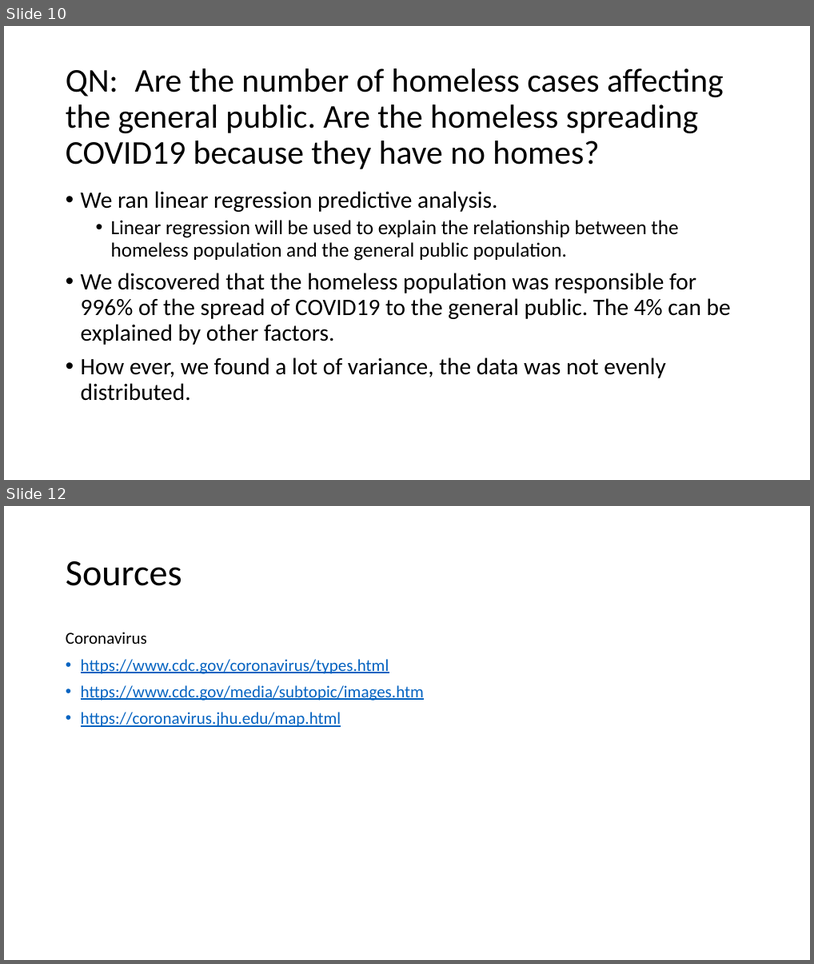
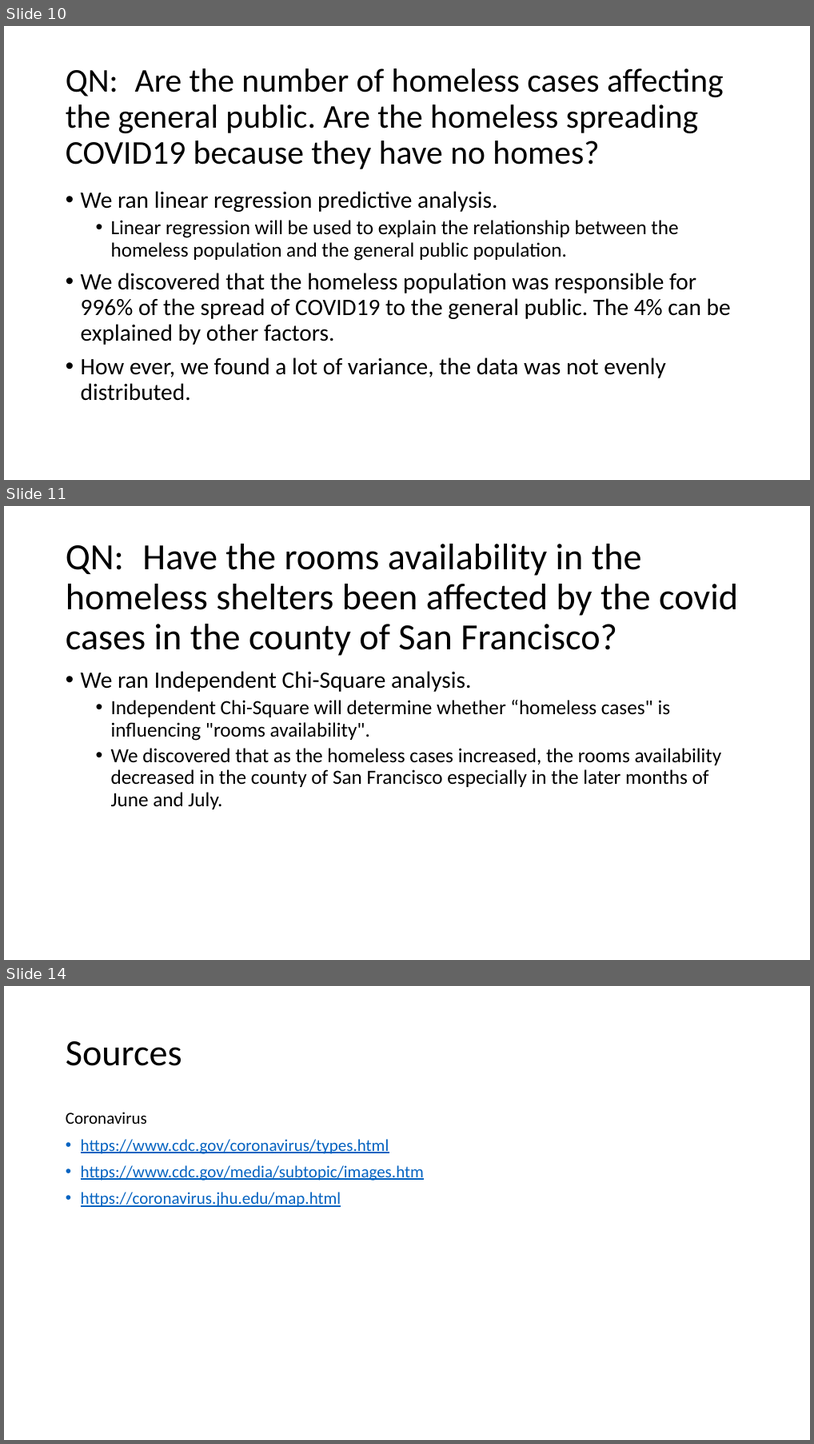
Before and after one commit to engmarkrezk/DFT_FinalProject, a slide deck: RecoverdDFTppt_Mark.pptx. Shown one above the other, each under a label of ours: slides 10 and 12 before the commit, slides 10, 11 and 14 after it; the slides between them are not shown. The pictures are 814x964 and 814x1444 pixels, drawn with LibreOffice and Linux fonts; fonts in the diff are those of the drawing. Boxes give left, top, right and bottom in pixels: in the first picture for what was removed or moved away, otherwise in the second. Text is boxed around its words. In the diff, an @@ line names an element or a change of style, - is before the commit and + after.

```diff
--- a/RecoverdDFTppt_Mark.pptx
+++ b/RecoverdDFTppt_Mark.pptx
@@ slide 11 added at [4,506,810,960], background #FFFFFF @@
@@ title added at [66,544,738,656], 44 pt, text #000000 @@
+QN: Have the rooms availability in the homeless shelters been affected by the covid cases in the county of San Francisco?
@@ text added at [81,671,722,809], 24 pt, text #000000 @@
+• We ran Independent Chi-Square analysis.
+  • Independent Chi-Square will determine whether “homeless cases" is influencing "rooms availability".
+  • We discovered that as the homeless cases increased, the rooms availability decreased in the county of San Francisco especially in the later months of June and July.
@@ what was slide 12 is now slide 14 @@
```
Also in this commit, not shown: 1 other slide added.
